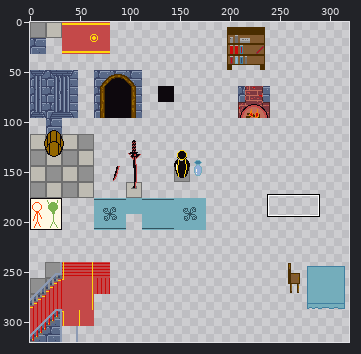
Sprite sheet: Asset/Tiles/Mansion.png. Above: a wide view before the commit, with the close-up outlined.
Close-up. Before the edit:
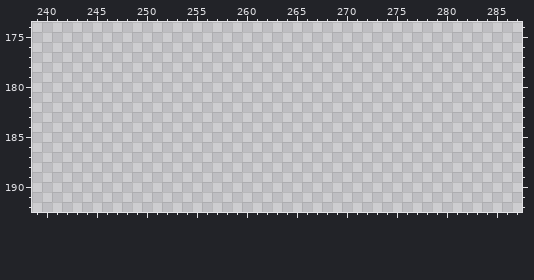
The file is 320x320 pixels. Colours within 5 levels of each other are drawn and written as one. Shown: x 239..287, y 174..192. The wide view leaves out empty margins. The commit also changed other parts of the picture, which this record leaves out.
Once edited:
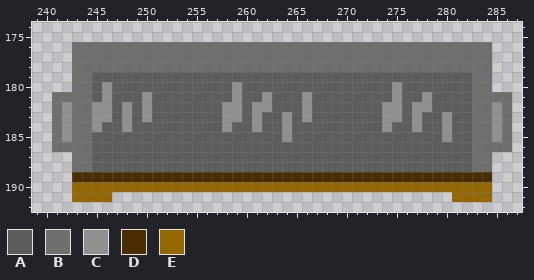
Palette (. is transparent): A #5d5d5d  B #6f6f6f  C #909090  D #4a2d00  E #946700
Changes in this commit:
@@ x 239..287 @@
 175 .................................................
-176 .................................................
-177 .................................................
-178 .................................................
-179 .................................................
-180 .................................................
-181 .................................................
-182 .................................................
-183 .................................................
-184 .................................................
-185 .................................................
-186 .................................................
-187 .................................................
-188 .................................................
-189 .................................................
-190 .................................................
-191 .................................................
+176 ....BBBBBBBBBBBBBBBBBBBBBBBBBBBBBBBBBBBBBBBBBB...
+177 ....BBBBBBBBBBBBBBBBBBBBBBBBBBBBBBBBBBBBBBBBBB...
+178 ....BBBBBBBBBBBBBBBBBBBBBBBBBBBBBBBBBBBBBBBBBB...
+179 ....BBAAAAAAAAAAAAAAAAAAAAAAAAAAAAAAAAAAAAAABB...
+180 ....BBACAAAAAAAAAAAACAAAAAAAAAAAAAAACAAAAAAABB...
+181 ..BBBBACAAACAAAAAAAACAACAAACAAAAAAAACAACAAAABBBB.
+182 ..BCBBCCACACAAAAAAACCACCAAACAAAAAAACCACCAAAABBCB.
+183 ..BCBBCCACACAAAAAAACCACAACACAAAAAAACCACAACAABBCB.
+184 ..BCBBCAACAAAAAAAAACAACAACAAAAAAAAACAACAACAABBCB.
+185 ..BCBBAAAAAAAAAAAAAAAAAAACAAAAAAAAAAAAAAACAABBCB.
+186 ..BBBBAAAAAAAAAAAAAAAAAAAAAAAAAAAAAAAAAAAAAABBBB.
+187 ....BBAAAAAAAAAAAAAAAAAAAAAAAAAAAAAAAAAAAAAABB...
+188 ....BBAAAAAAAAAAAAAAAAAAAAAAAAAAAAAAAAAAAAAABB...
+189 ....DDDDDDDDDDDDDDDDDDDDDDDDDDDDDDDDDDDDDDDDDD...
+190 ....EEEEEEEEEEEEEEEEEEEEEEEEEEEEEEEEEEEEEEEEEE...
+191 ....EEEE..................................EEEE...
 192 .................................................
